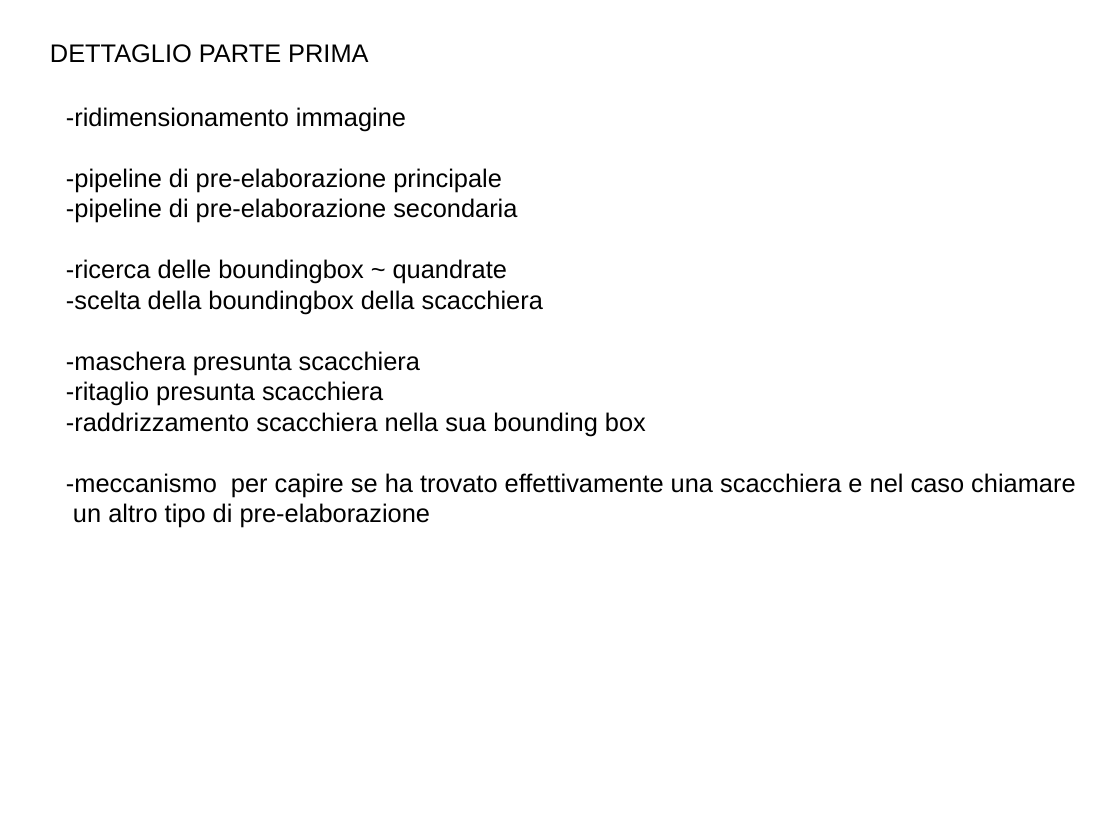
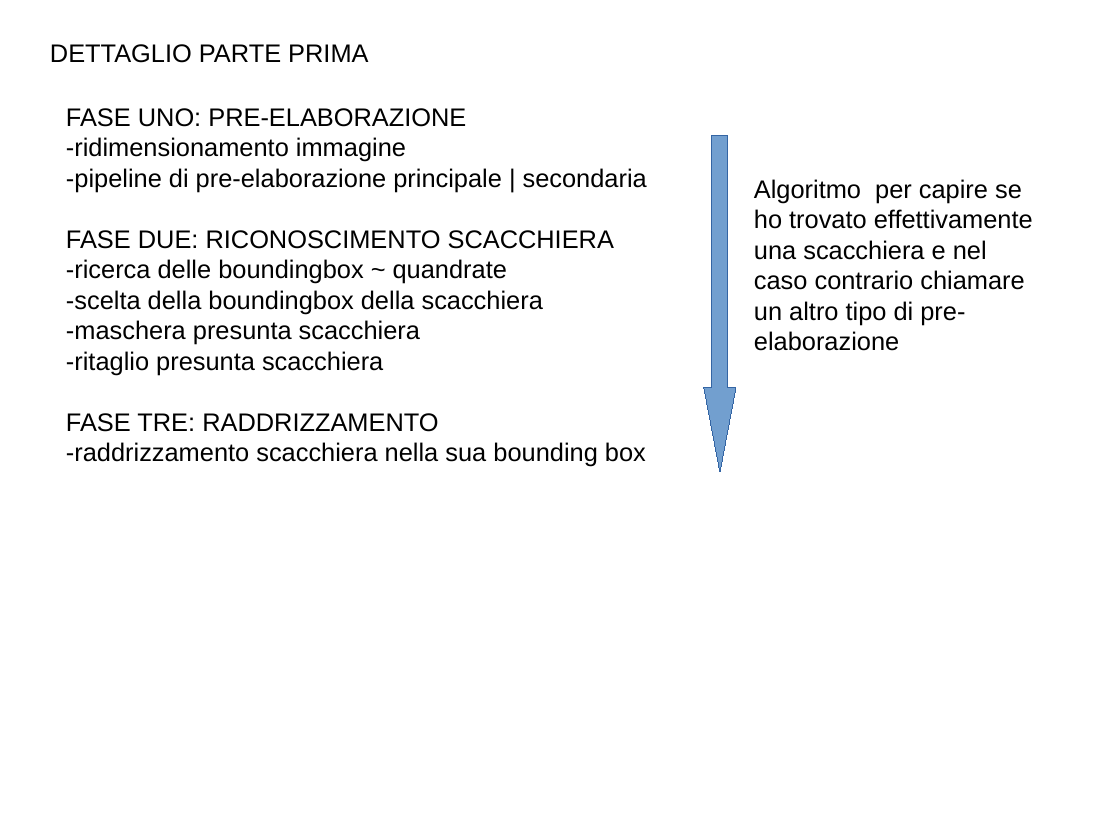
Before and after one commit to pietroparini2/chessProject, a slide deck: slide 5 of relazioneProgettoEI/presentazione.odp. Drawn at 1120x840 pixels with LibreOffice and Linux fonts; fonts in the diff are those of the drawing. Boxes give left, top, right and bottom in pixels: in the first picture for what was removed or moved away, otherwise in the second. Text is boxed around its words. In the diff, an @@ line names an element or a change of style, - is before the commit and + after.

```diff
--- a/relazioneProgettoEI/presentazione.odp
+++ b/relazioneProgettoEI/presentazione.odp
@@ text at [66, 108, 466, 127]: paragraph added @@
+FASE UNO: PRE-ELABORAZIONE
@@ down arrow added at [704, 136, 736, 473], fill #729FCF, outline #3465A4 0 pt @@
@@ text at [66, 168, 647, 249]: text changed @@
--pipeline di pre-elaborazione principale
--pipeline di pre-elaborazione secondaria
+-pipeline di pre-elaborazione principale | secondaria
+FASE DUE: RICONOSCIMENTO SCACCHIERA
@@ text added at [754, 179, 1033, 351], 18 pt, text #000000 @@
+Algoritmo per capire se ho trovato effettivamente una scacchiera e nel caso contrario chiamare un altro tipo di pre-elaborazione
@@ text at [66, 413, 438, 432]: paragraph added @@
+FASE TRE: RADDRIZZAMENTO
@@ text at [66, 473, 1075, 528]: paragraph removed @@
--meccanismo per capire se ha trovato effettivamente una scacchiera e nel caso chiamare un altro tipo di pre-elaborazione
```
Also in this commit, not shown: 5 other slides changed, 2 slides added, 3 slides removed, 6 other files.
